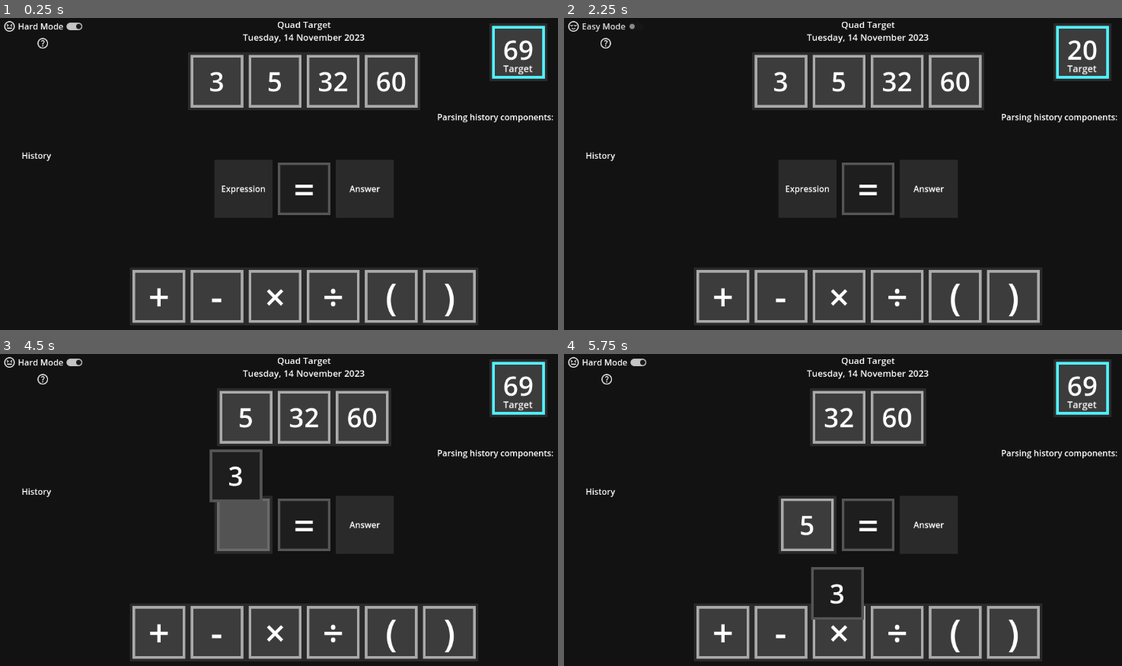
Above: before the commit, frames 1-4 (two rows, left to right).
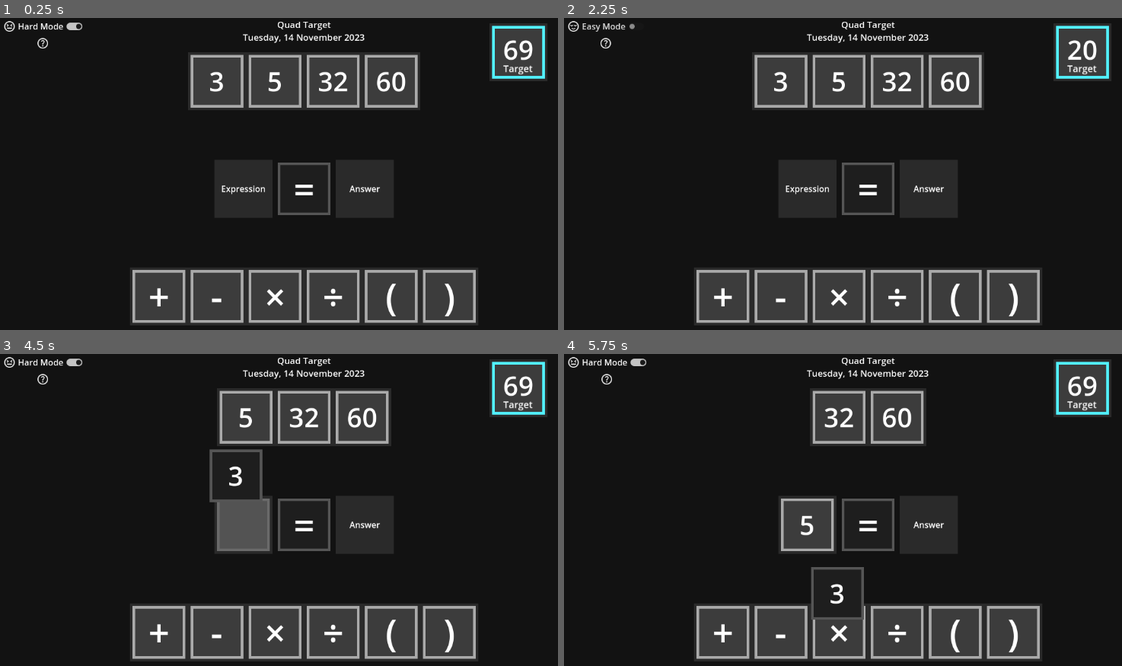
Above: after the commit, the same moments.

Repository: PeckyChicken/four-numbers
Game: Godot game, scene res://main.tscn
The game is run twice, just before and just after one commit, with the same random seed, the same clock (stepped at 60 frames per second) and the same inputs.
Inputs (mouse positions are in pixels of both pictures, inside the frame that each line leads up to):
- Up to frame 1 (0.25 s): no input
- Up to frame 2 (2.25 s): click "Hard Mode" at 0.5 s; click "Easy Mode" at 1.25 s; click "Hard Mode" at 2 s
- Up to frame 3 (4.5 s): click "Easy Mode" at 2.75 s; tap Enter at 3.5 s; drag from (306, 525) to (362, 450) at 3.52 s; tap Space at 4.25 s; drag from (217, 416) to (273, 594) at 4.27 s
- Up to frame 4 (5.75 s): tap Enter at 5 s; move the mouse to (809, 416) at 5.02 s; hold Right (ui_right) from 5.03 s (still down); click (809, 416) at 5.17 s

The runs differ from the first frame. In frame 1, 0.3% of the frame differs, in the area x 3-100%, y 30-46%; in frame 2, 0.3%; in frame 3, 0.3%; in frame 4, 0.3%.

Commit message:
BUG FIX #1: The parsing errors have been fixed and history is now calculated correctly

Diff:
--- a/answer.gd
+++ b/answer.gd
@@ -15,9 +15,8 @@
 
 		var parser := Expression.new()
 		var expression: String = ExpressionContainer.new().godotify_expression(" ".join(item))
-		var parser_error = parser.parse(expression)
-		assert (parser_error == OK, "Error parsing history component %s" % [component])
-		$"../../../RichTextLabel2".text += "\n%s = %s \nParser output: %s, %s" % [expression,str(parser.execute()),parser_error,parser.get_error_text()]
+		var parser_out = parser.parse(expression)
+		assert (parser_out == OK, "Error parsing history component %s" % [component])
 		history.append(int(parser.execute()))
 
 	return history
@@ -37,7 +36,6 @@
 			child = children
 			break
 	assert (child.history, "Tile was passed into answer with no history. This signifies a serious problem with the \"find_overlap()\" function in tile.gd")
-	$"../../../RichTextLabel".text = str(child.history)
 	var expression_container: ExpressionContainer = child.extra_data["expression"] as ExpressionContainer
 	expression_container.return_numbers()
 
--- a/main.tscn
+++ b/main.tscn
@@ -294,29 +294,6 @@
 offset_bottom = 347.0
 metadata/_edit_lock_ = true
 
-[node name="RichTextLabel" type="RichTextLabel" parent="."]
-offset_left = 41.0
-offset_top = 249.0
-offset_right = 227.0
-offset_bottom = 345.0
-text = "History"
-
-[node name="RichTextLabel2" type="RichTextLabel" parent="."]
-layout_mode = 1
-anchors_preset = 6
-anchor_left = 1.0
-anchor_top = 0.5
-anchor_right = 1.0
-anchor_bottom = 0.5
-offset_left = -324.0
-offset_top = -148.0
-offset_right = -3.0
-offset_bottom = -52.0
-grow_horizontal = 0
-grow_vertical = 2
-text = "Parsing history components:"
-fit_content = true
-
 [connection signal="pressed" from="VBoxContainer/Difficulty" to="VBoxContainer/Difficulty" method="_on_pressed"]
 [connection signal="mouse_entered" from="VBoxContainer/Help" to="VBoxContainer/Help" method="_on_mouse_entered"]
 [connection signal="mouse_exited" from="VBoxContainer/Help" to="VBoxContainer/Help" method="_on_mouse_exited"]
Not shown, changed: index.html
Not shown, changed: index.pck
